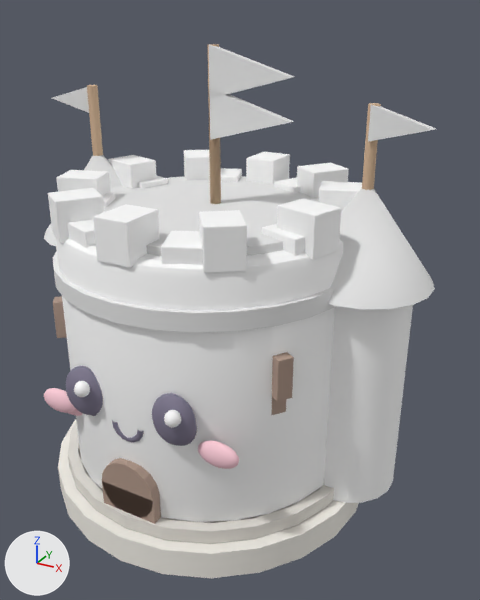
Before and after pictures for a commit that changed the glTF model kule-savasi/assets/models/kule.glb.
Rendered twice from a camera (50 mm lens) standing at (1.34, -2.18, 1.94) and looking at (0.13, 0.02, 0.84). The lights are fixed; the arrows at lower left show +X, +Y and +Z. The older version comes first.

The first picture shows 'castle_l2', 'castle_l3'.
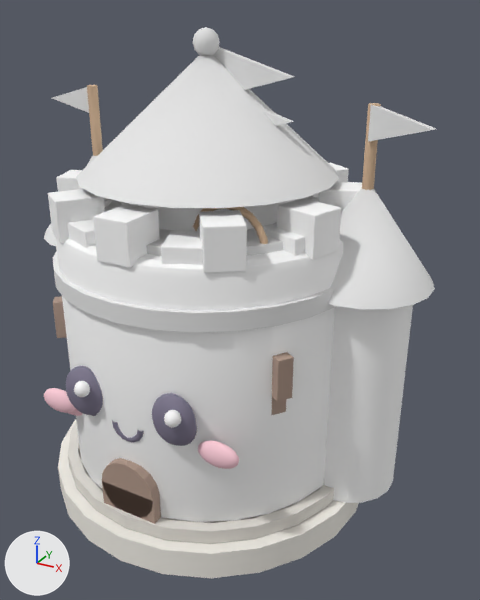
Boxes [x1, y1, x2, y2] around the edits, measured in the pictures (480 x 600 px):
```json
{"object": "archer", "change": "added", "after": [76, 27, 339, 244], "faces in mat_team_dark (white #e7e7e7)": [76, 27, 339, 208], "faces in mat_team (white #ffffff)": [121, 199, 296, 231], "faces in mat_wood (beige #d4b595)": [193, 207, 268, 244]}
```

Edits to the scene script, one JSON object a line:
```json
{"op": "add", "block": "me_archer", "code": ["me_archer = bpy.data.meshes.new('archer')", "me_archer.from_pydata(...)  # 1699 vertices, 3274 faces; spans x -0.5..0.5, y -0.5..0.5, z 0.0..1.88", "# faces by material slot: [92, 824, 76, 76, 988, 200, 880, 138]", "me_archer.materials.append(mat_stone)  # white #f2efe7", "me_archer.materials.append(mat_wood)  # beige #d4b595", "me_archer.materials.append(mat_wood_light)  # beige #f1d8b8", "me_archer.materials.append(mat_team)  # white #ffffff", "me_archer.materials.append(mat_eye)  # grey #7c768b", "me_archer.materials.append(mat_eye_shine)  # white #ffffff", "me_archer.materials.append(mat_cheek)  # pink #ffceda", "me_archer.materials.append(mat_team_dark)  # white #e7e7e7"]}
{"op": "add", "block": "ob_archer", "code": ["ob_archer = bpy.data.objects.new('archer', me_archer)", "ob_archer.location = (0.0, 0.0, 0.0)"]}
```
